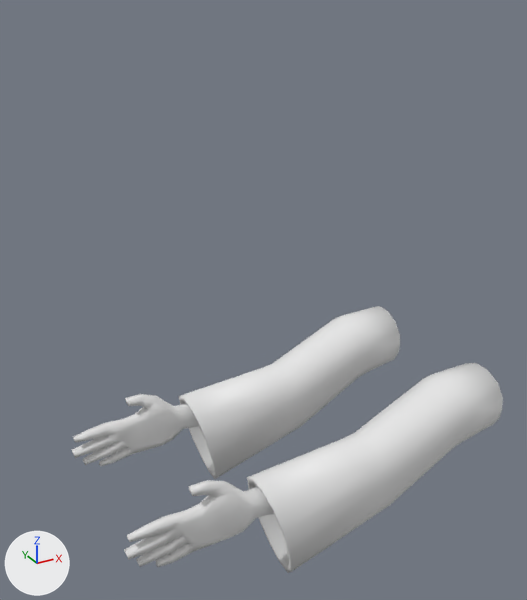
Two versions of the Blender file Content/Player/Arms/PlayerArms.blend, one commit apart.
Rendered twice from a 50 mm lens placed at (-3.16, -2.16, 1.14), pointed at (-1.95, 0.03, 0.04). Every picture has the same lights, and +X, +Y and +Z are marked at lower left.
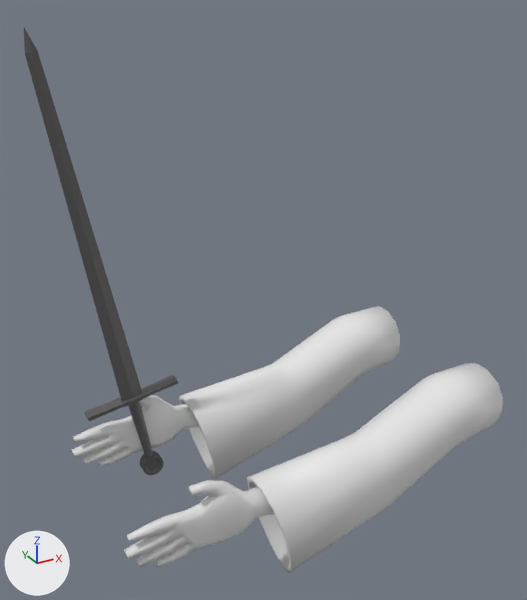
Where the change shows, as pixel boxes (x1, y1, x2, y2) in the pictures (527 x 600 px):
'Blade', added: after (24, 28, 142, 401)
'CrossGuard', added: after (84, 375, 178, 421)
'Grip', added: after (129, 401, 154, 458)
'Pommel', added: after (140, 451, 164, 475)

The change, as a diff of the scene's bpy script:
```diff
--- a/Content/Player/Arms/PlayerArms.blend.py
+++ b/Content/Player/Arms/PlayerArms.blend.py
@@ mat_swordmat @@
+mat_swordmat = principled_material('SwordMat')
+mat_swordmat.base_color = (0.102, 0.102, 0.102)  # dark grey #5a5a5a
@@ me_cube_014 @@
+me_cube_014.from_pydata(...)  # 24 vertices, 16 faces; spans x -0.061..0.061, y -0.061..0.061, z -0.443..0.256
+me_cube_014.materials.append(mat_swordmat)  # dark grey #5a5a5a
@@ me_circle_002 @@
+me_circle_002.from_pydata(...)  # 140 vertices, 122 faces; spans x -0.107..0.107, y -0.108..0.108, z -0.055..0.055
+me_circle_002.materials.append(mat_swordmat)  # dark grey #5a5a5a
@@ me_cube_012 @@
+me_cube_012.from_pydata(...)  # 36 vertices, 26 faces; spans x -0.459..0.459, y -0.074..0.074, z -0.013..0.037
+me_cube_012.materials.append(mat_swordmat)  # dark grey #5a5a5a
@@ me_cube_013 @@
+me_cube_013.from_pydata(...)  # 14 vertices, 12 faces; spans x -0.11..0.11, y -0.03..0.03, z -0.11..3.27
+me_cube_013.materials.append(mat_swordmat)  # dark grey #5a5a5a
@@ ob_grip @@
+ob_grip = bpy.data.objects.new('Grip', me_cube_014)
+ob_grip.location = (-2.385, 0.283, -0.497)
+ob_grip.rotation_euler = (-0.0252, -0.169, 0.00214)  # degrees (-1.4, -9.7, 0.1)
+ob_grip.scale = (0.415, 0.415, 0.415)
@@ ob_pommel @@
+ob_pommel = bpy.data.objects.new('Pommel', me_circle_002)
+ob_pommel.parent = ob_grip
+ob_pommel.location = (0.0, 0.0, -0.533)
+ob_pommel.rotation_euler = (1.571, 0.0, 0.0)  # degrees (90, 0, 0)
@@ ob_crossguard @@
+ob_crossguard = bpy.data.objects.new('CrossGuard', me_cube_012)
+ob_crossguard.parent = ob_grip
+ob_crossguard.location = (0.0, 0.0, 0.258)
@@ ob_blade @@
+ob_blade = bpy.data.objects.new('Blade', me_cube_013)
+ob_blade.parent = ob_crossguard
+ob_blade.location = (0.0, 0.0, 0.132)
```
